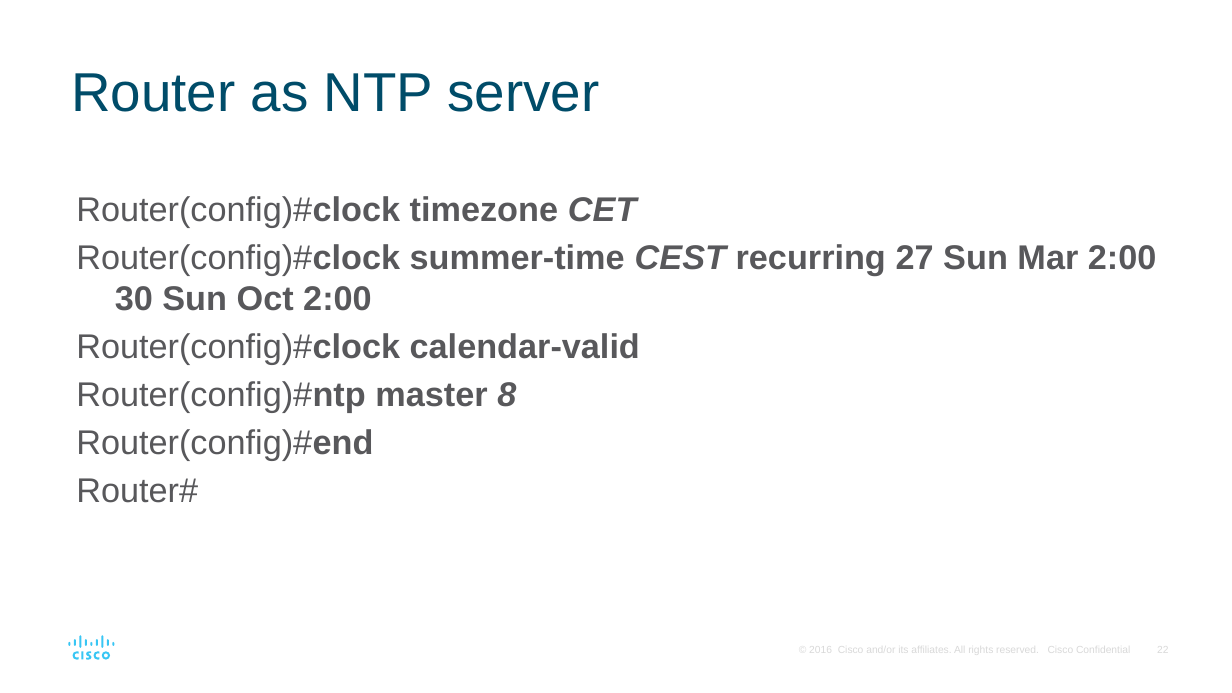
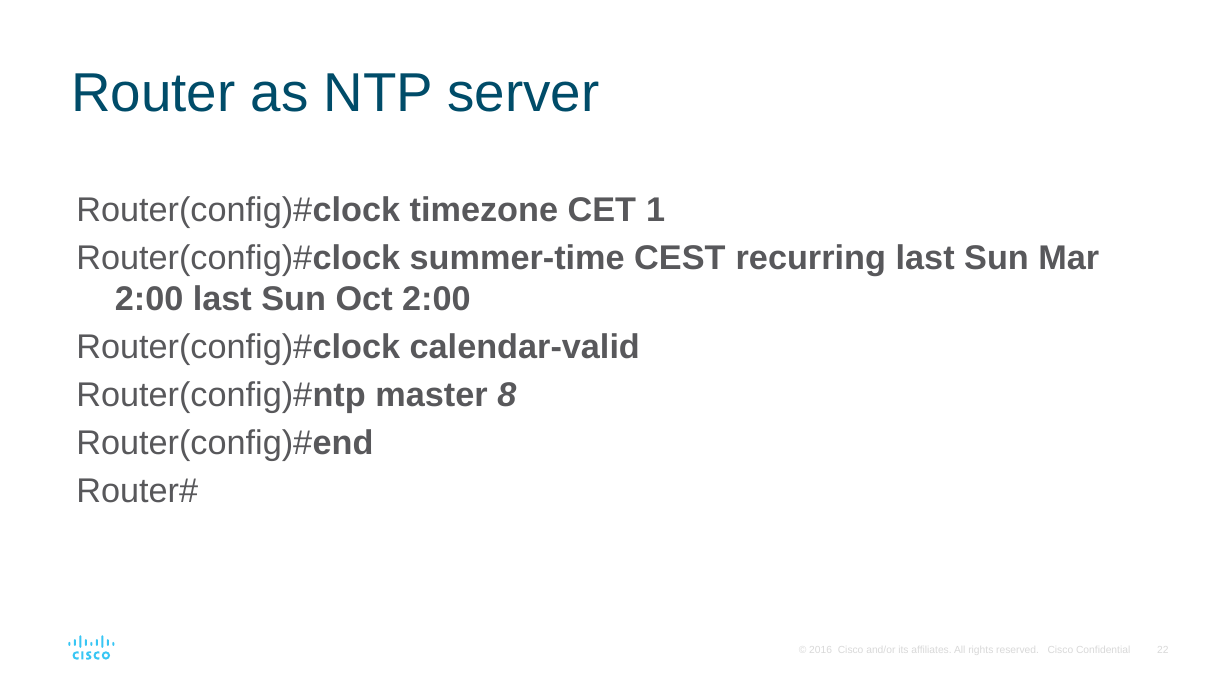
Before and after one commit to jb23lm87/CCNA-V7, a slide deck: slide 22 of ENSA_Module_10.pptx. Drawn at 1232x693 pixels with LibreOffice and Linux fonts; fonts in the diff are those of the drawing. Boxes give left, top, right and bottom in pixels: in the first picture for what was removed or moved away, otherwise in the second. Text is boxed around its words. In the diff, an @@ line names an element or a change of style, - is before the commit and + after.

```diff
--- a/ENSA_Module_10.pptx
+++ b/ENSA_Module_10.pptx
@@ text at (76,196,1099,311): text changed @@
-Router(config)#clock timezone CET
-Router(config)#clock summer-time CEST recurring 27 Sun Mar 2:00 30 Sun Oct 2:00
+Router(config)#clock timezone CET 1
+Router(config)#clock summer-time CEST recurring last Sun Mar 2:00 last Sun Oct 2:00
```
Also in this commit, not shown: 1 other slide changed.
